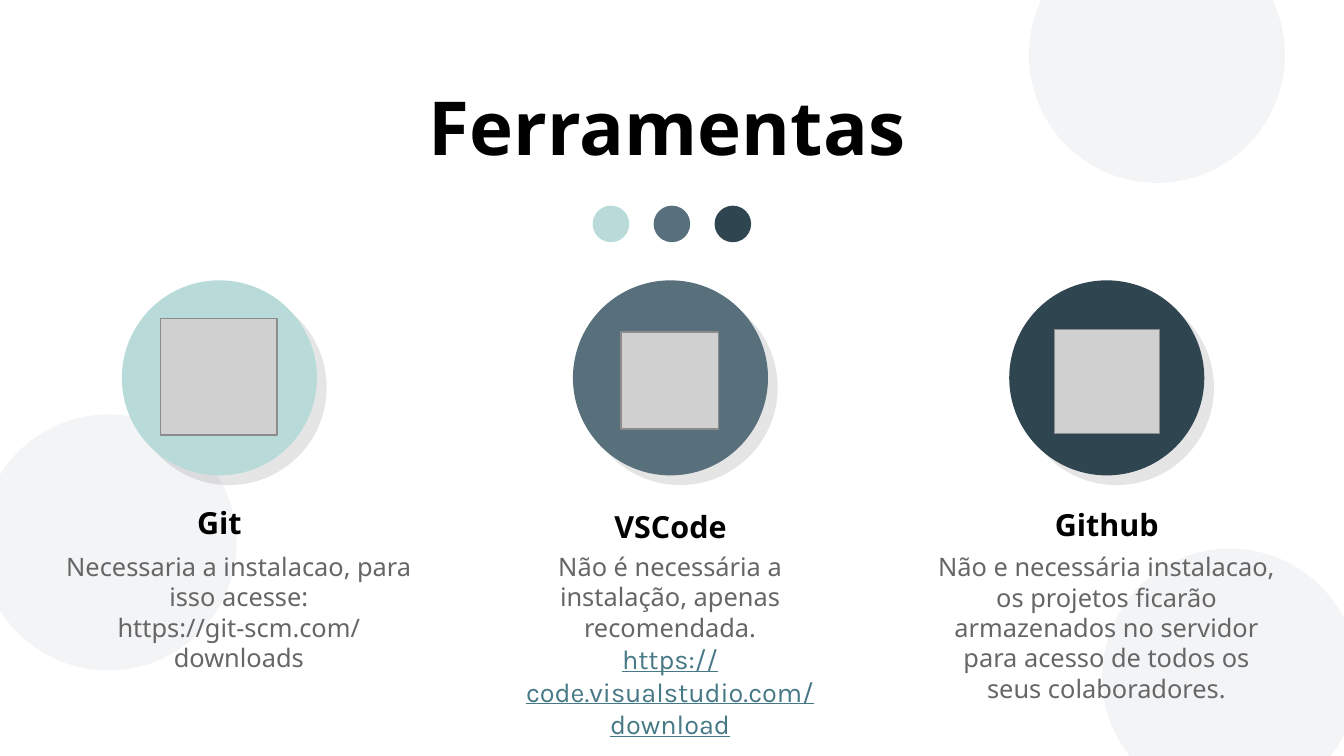
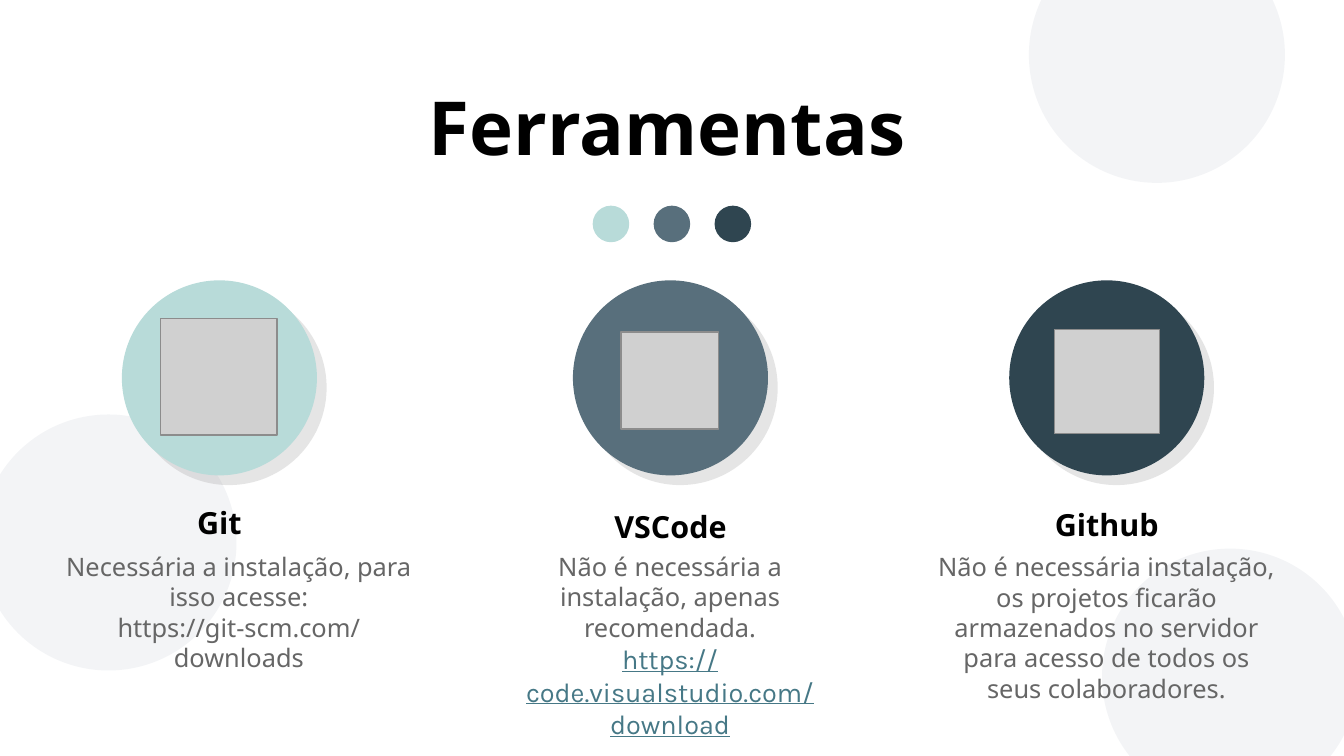
Before and after one commit to LORENZOCIRCELLI/Course-GitHubMasterclass, a slide deck: slide 8 of Documentos/slides/Git e Github.pptx. Drawn at 1344x756 pixels with LibreOffice and Linux fonts; fonts in the diff are those of the drawing; grey boxes stand for pictures; background and template pictures are left out. Boxes give left, top, right and bottom in pixels: in the first picture for what was removed or moved away, otherwise in the second. Text is boxed around its words. In the diff, an @@ line names an element or a change of style, - is before the commit and + after.

```diff
--- a/Documentos/slides/Git e Github.pptx
+++ b/Documentos/slides/Git e Github.pptx
@@ text at <box>66,556,411,607</box>: text changed @@
-Necessaria a instalacao, para isso acesse:
+Necessária a instalação, para isso acesse:
@@ text at <box>938,556,1274,698</box>: text changed @@
-Não e necessária instalacao, os projetos ficarão armazenados no servidor para acesso de todos os seus colaboradores.
+Não é necessária instalação, os projetos ficarão armazenados no servidor para acesso de todos os seus colaboradores.
```
Also in this commit, not shown: 4 other slides changed, 6 other files.
